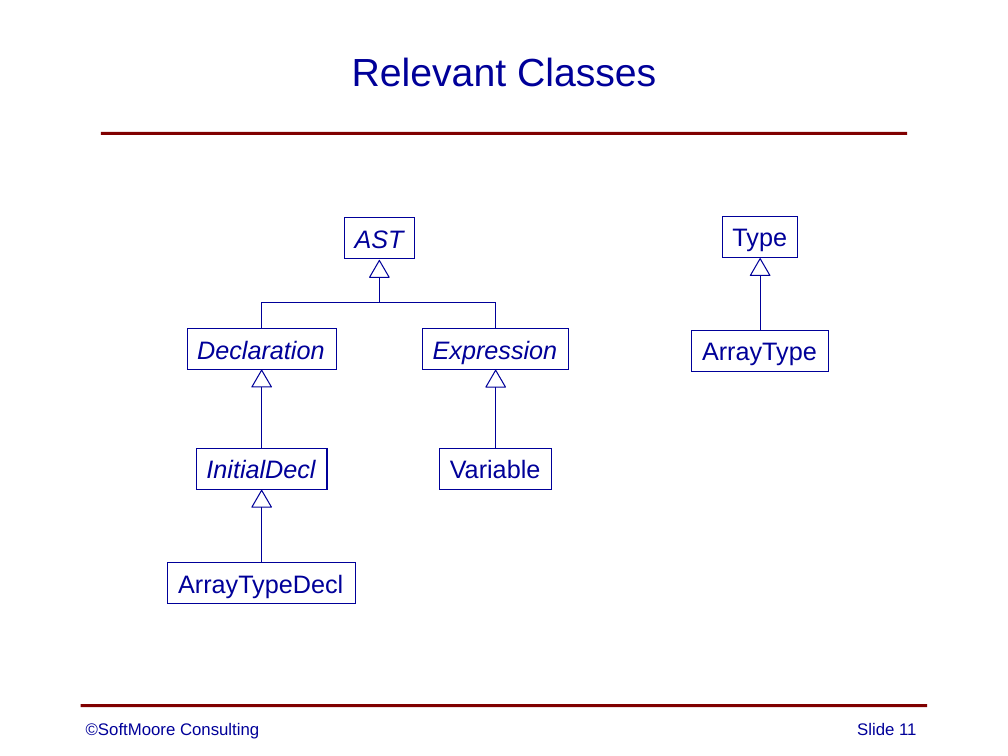
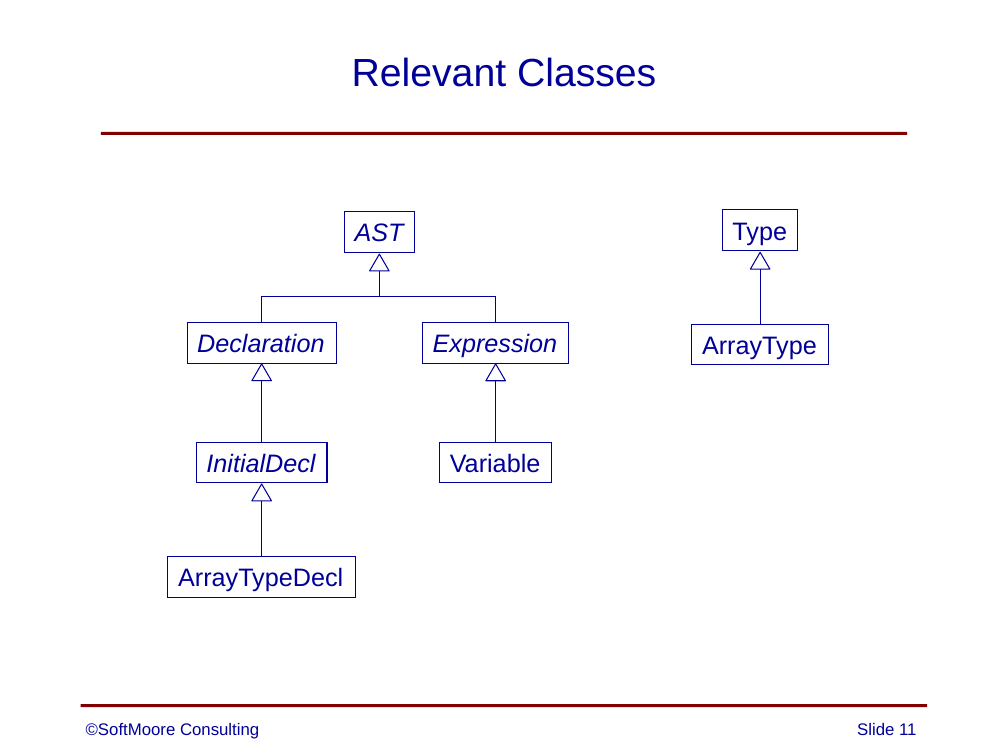
Before and after one commit to SoftMoore/CPRL-Kt-2nd, a slide deck: slide 11 of PowerPoints/14 - Arrays.pptx. Drawn at 1008x756 pixels with LibreOffice and Linux fonts; fonts in the diff are those of the drawing. Boxes give left, top, right and bottom in pixels: in the first picture for what was removed or moved away, otherwise in the second. Text is boxed around its words. In the diff, an @@ line names an element or a change of style, - is before the commit and + after.

```diff
--- a/PowerPoints/14 - Arrays.pptx
+++ b/PowerPoints/14 - Arrays.pptx
@@ 8 rectangles, 5 triangles, 4 lines, 2 elbow lines: place and size @@
-8 rectangles, 5 triangles, 4 lines, 2 elbow lines at [168, 217, 828, 603]
+8 rectangles, 5 triangles, 4 lines, 2 elbow lines at [168, 210, 828, 597]
```
Also in this commit, not shown: 1 other slide changed.
